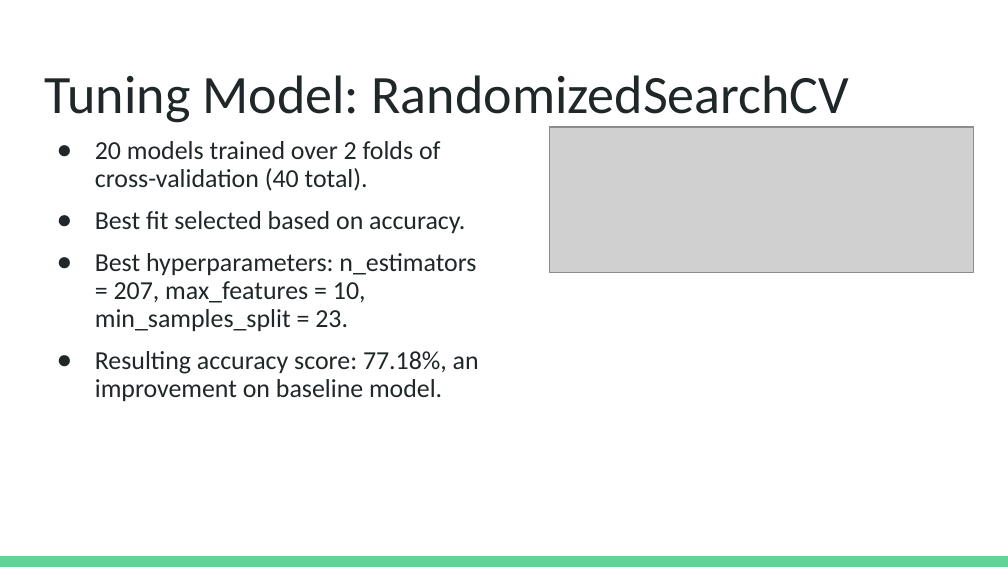
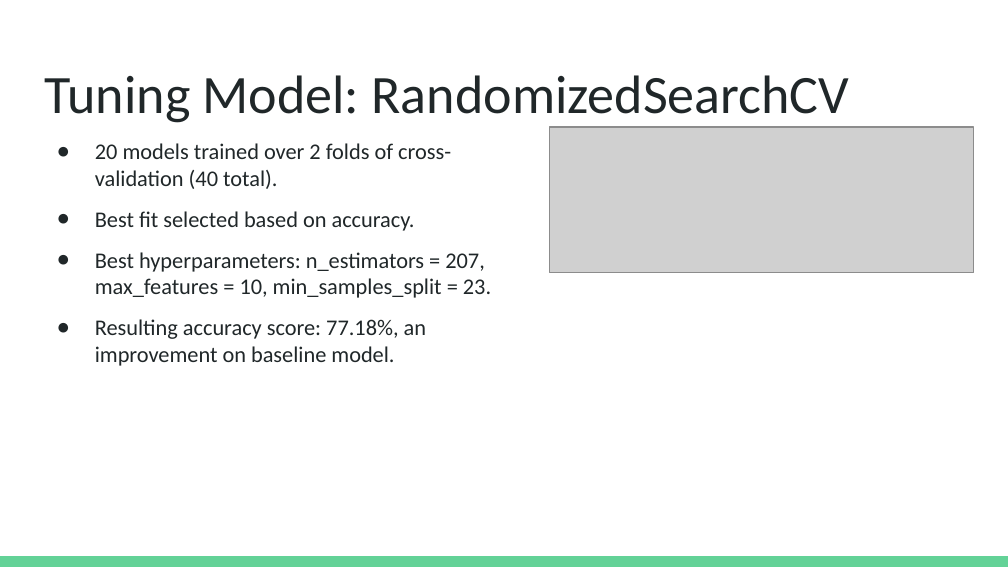
Before and after one commit to lfraccaro1/fintech_project_2, a slide deck: slide 8 of Fintech Project 2 Slides.pptx. Drawn at 1008x567 pixels with LibreOffice and Linux fonts; fonts in the diff are those of the drawing; grey boxes stand for pictures. Boxes give left, top, right and bottom in pixels: in the first picture for what was removed or moved away, otherwise in the second. Text is boxed around its words. In the diff, an @@ line names an element or a change of style, - is before the commit and + after.

```diff
--- a/Fintech Project 2 Slides.pptx
+++ b/Fintech Project 2 Slides.pptx
@@ text "20 models trained over 2 ..." at [95, 143, 491, 366]: size 18.5 to 16 pt; line spacing 0.9 to 1 @@
```
Also in this commit, not shown: 3 other slides changed, 2 other files.
